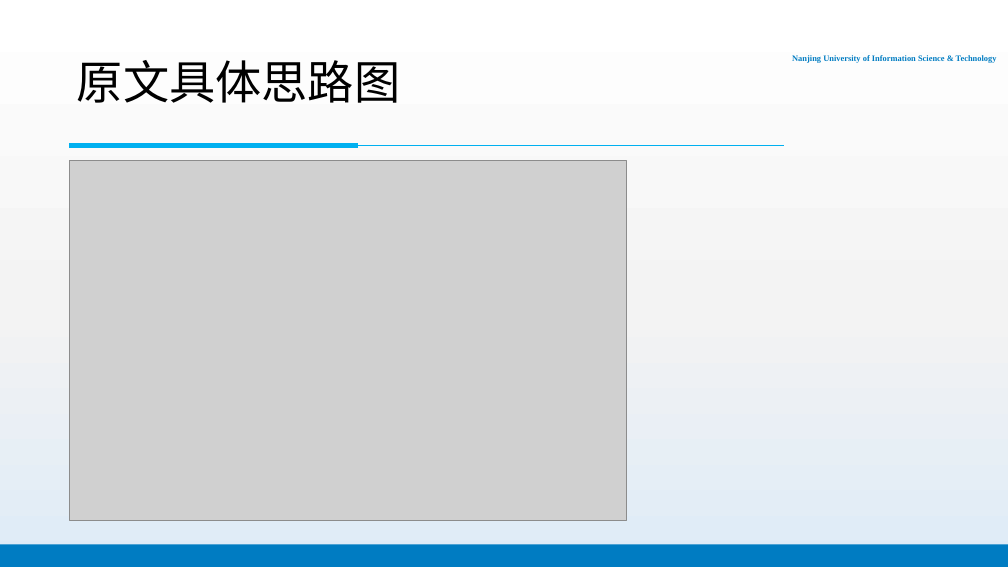
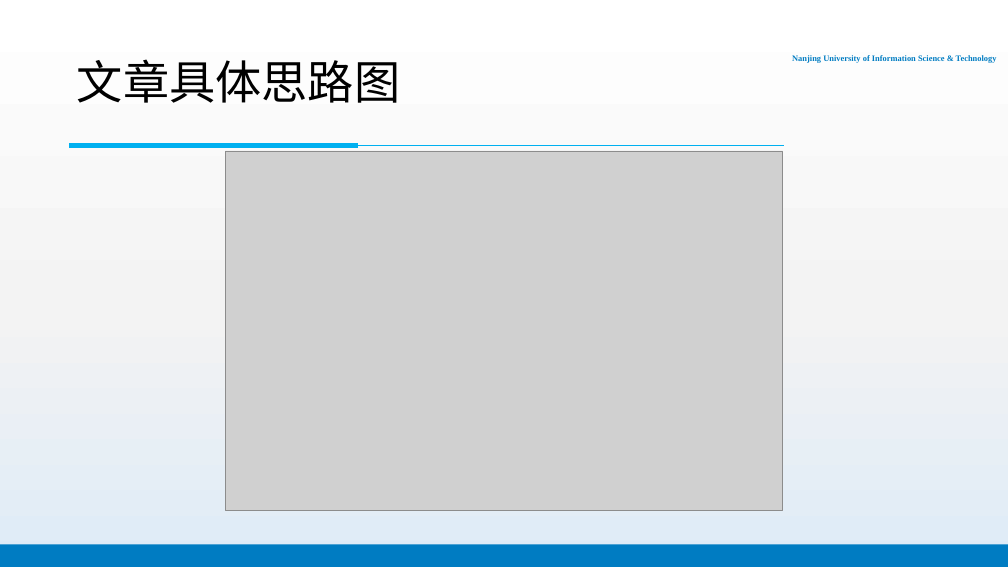
Before and after one commit to PhantomGMC/Week16-Math_model, a slide deck: slide 11 of 数模16周报告.pptx (slide 13 before the commit). Drawn at 1008x567 pixels with LibreOffice and Linux fonts; fonts in the diff are those of the drawing; grey boxes stand for pictures; background and template pictures are left out. Boxes give left, top, right and bottom in pixels: in the first picture for what was removed or moved away, otherwise in the second. Text is boxed around its words. In the diff, an @@ line names an element or a change of style, - is before the commit and + after.

```diff
--- a/数模16周报告.pptx
+++ b/数模16周报告.pptx
@@ title at (77,59,401,103): text changed @@
-原文具体思路图
+文章具体思路图
@@ picture: place and size @@
-picture at (70,160,627,520)
+picture at (225,151,783,511)
```
Also in this commit, not shown: 6 other slides changed, 4 slides removed.
